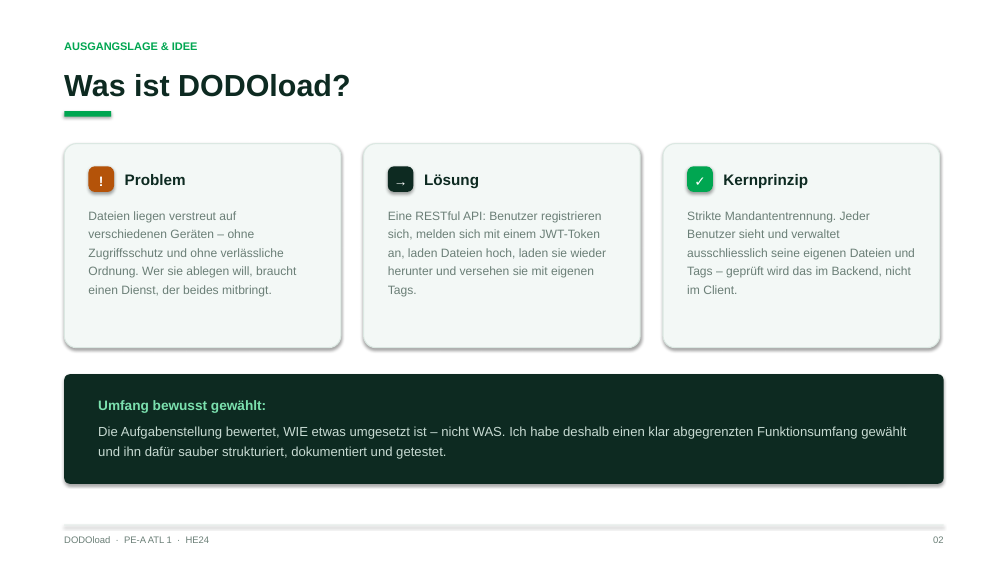
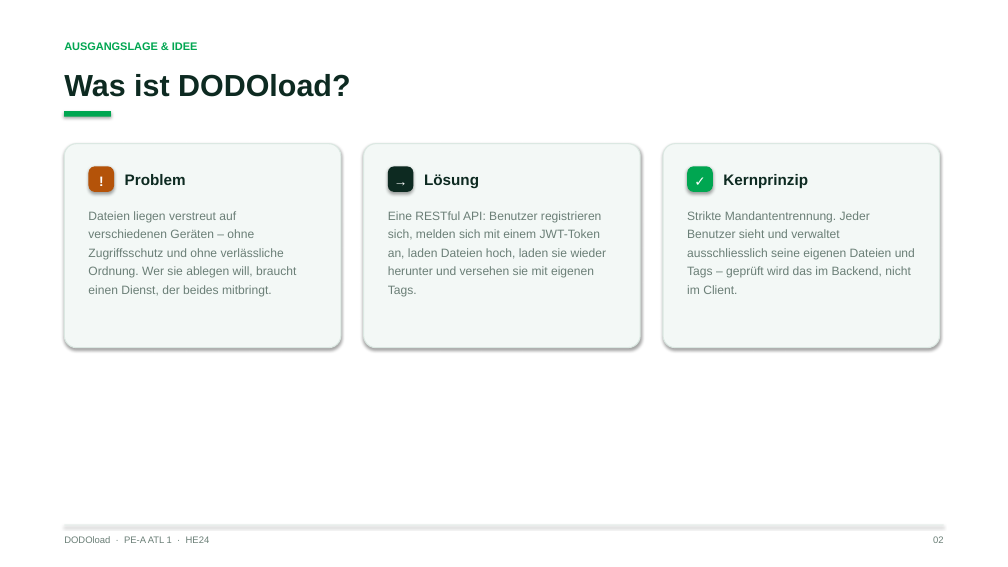
Before and after one commit to Domeimeie/PE-A_ATL1, a slide deck: slide 2 of DODOload_Praesentation.pptx. Drawn at 1008x567 pixels with LibreOffice and Linux fonts; fonts in the diff are those of the drawing. Boxes give left, top, right and bottom in pixels: in the first picture for what was removed or moved away, otherwise in the second. Text is boxed around its words. In the diff, an @@ line names an element or a change of style, - is before the commit and + after.

```diff
--- a/DODOload_Praesentation.pptx
+++ b/DODOload_Praesentation.pptx
@@ rounded rectangle removed at bbox=[64, 374, 944, 484] @@
@@ text removed at bbox=[98, 400, 906, 459] @@
-Umfang bewusst gewählt:
-Die Aufgabenstellung bewertet, WIE etwas umgesetzt ist – nicht WAS. Ich habe deshalb einen klar abgegrenzten Funktionsumfang gewählt und ihn dafür sauber strukturiert, dokumentiert und getestet.
```
Also in this commit, not shown: 6 other files.
